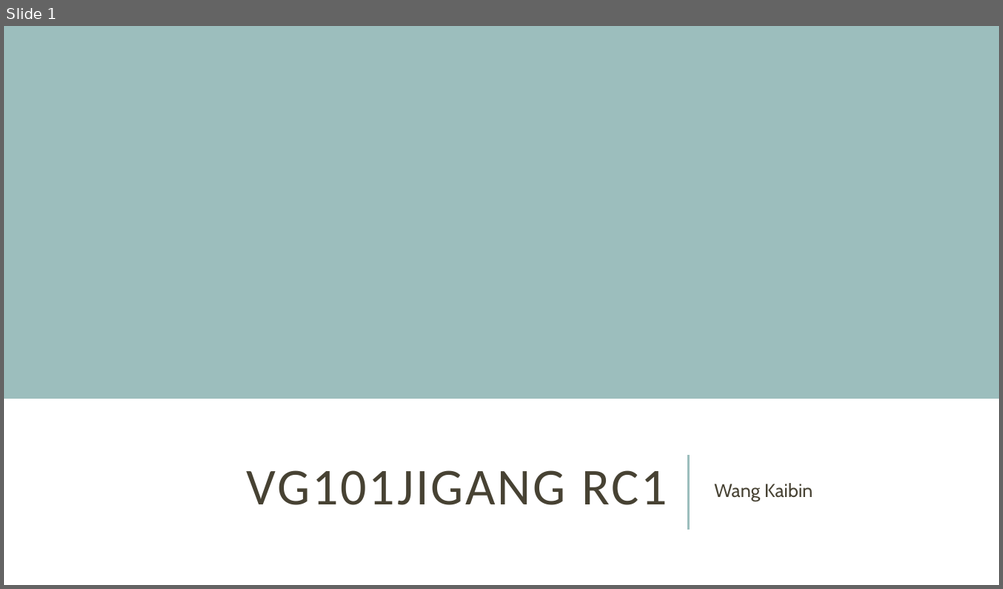
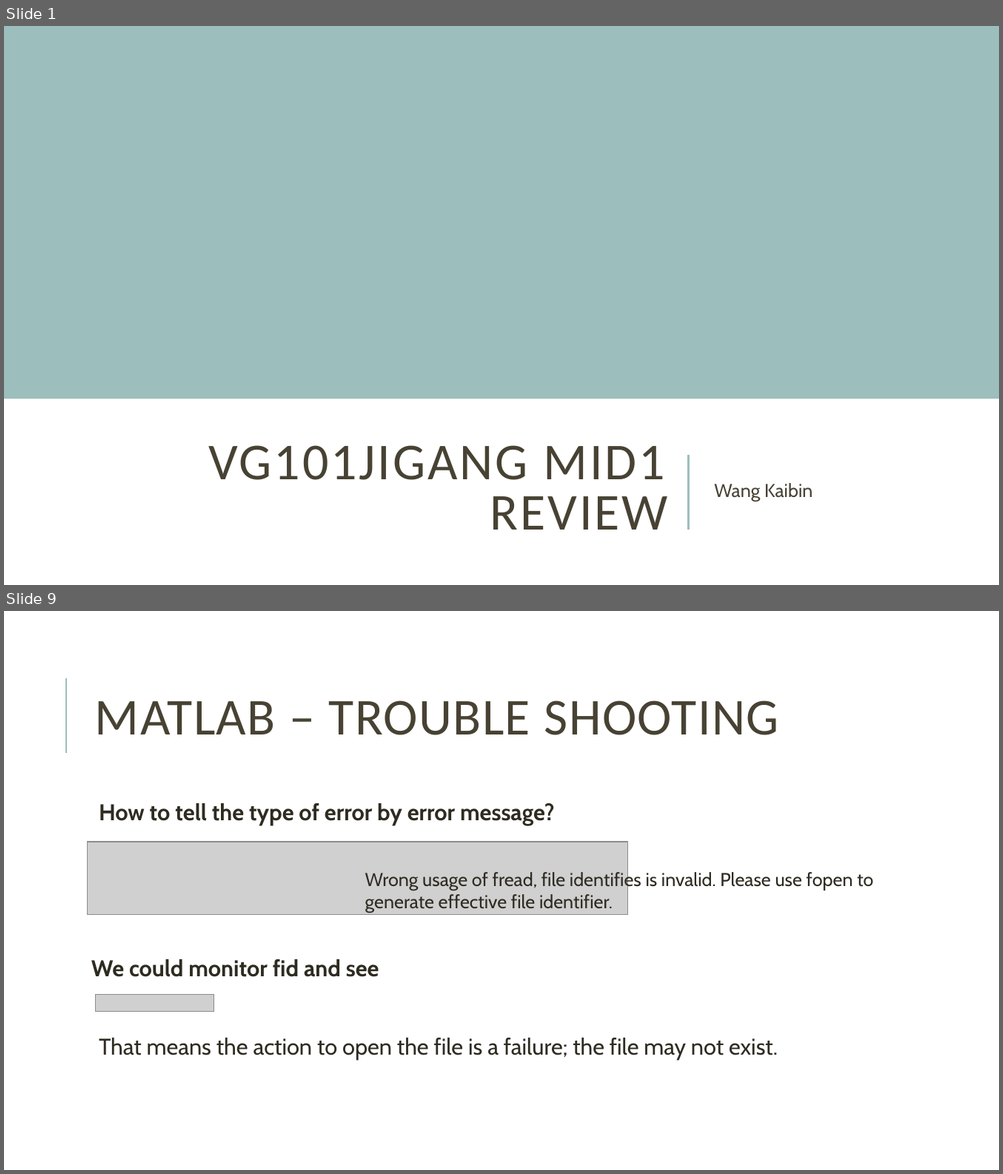
Before and after one commit to kevin-wang-2/Jigang-VG101-RC-for-Matlab, a slide deck: Big RC/VG101Jigang Mid1 WKB.pptx. Shown one above the other, each under a label of ours: slide 1 before the commit, slides 1 and 9 after it; the slides between them are not shown. The pictures are 1003x589 and 1003x1174 pixels, drawn with LibreOffice and Linux fonts; fonts in the diff are those of the drawing; grey boxes stand for pictures. Boxes give left, top, right and bottom in pixels: in the first picture for what was removed or moved away, otherwise in the second. Text is boxed around its words. In the diff, an @@ line names an element or a change of style, - is before the commit and + after.

```diff
--- a/Big RC/VG101Jigang Mid1 WKB.pptx
+++ b/Big RC/VG101Jigang Mid1 WKB.pptx
@@ slide 9 added at (x1=4, y1=611, x2=999, y2=1170), background #FFFFFF @@
@@ line added from (66, 753) to (66, 678), #9CBEBD 1.5 pt @@
@@ title added at (x1=95, y1=701, x2=779, y2=735), 50 pt, text #474233 @@
+MATLAB – TROUBLE SHOOTING
@@ text added at (x1=91, y1=803, x2=777, y2=1060), 22 pt, text #2E2B21, bold @@
+  How to tell the type of error by error message?
+We could monitor fid and see
+  That means the action to open the file is a failure; the file may not exist.
@@ picture added at (x1=88, y1=843, x2=628, y2=915) @@
@@ text added at (x1=365, y1=871, x2=873, y2=913), 18 pt, text #2E2B21 @@
+Wrong usage of fread, file identifies is invalid. Please use fopen to generate effective file identifier.
@@ picture added at (x1=95, y1=994, x2=213, y2=1011) @@
@@ slide 1 changed as well @@
@@ title at (x1=208, y1=446, x2=668, y2=530): text changed @@
-VG101JIGANG RC1
+VG101JIGANG MID1 REVIEW
```
Also in this commit, not shown: 3 other slides changed, 11 other slides added, 18 slides removed.
